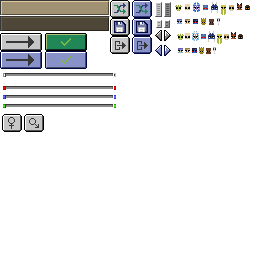
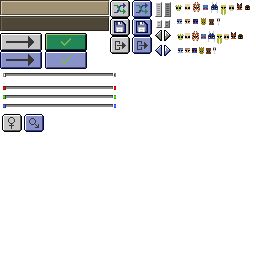
Before/after of a w=256, h=256 layered artwork. What changed in the layer stack:
painted on "Background copy" over [1, 2, 205, 132]
